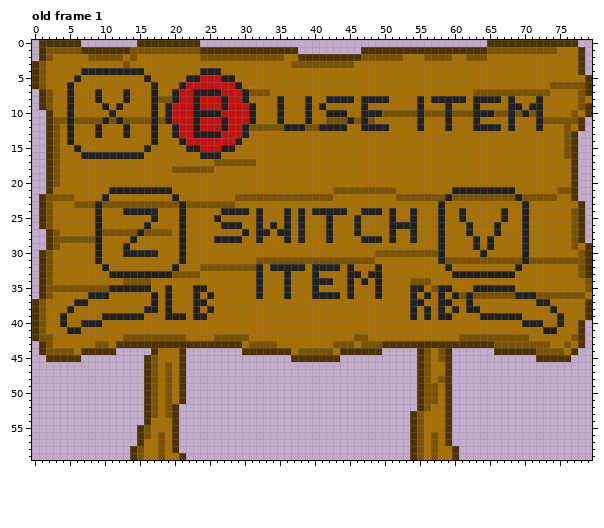
A pixel-art file gets an edit: res/sprite/graphic15.aseprite. This is how it looked before the edit.
80x60 pixels, 3 frames. Shown: old frame 1.
And afterwards:
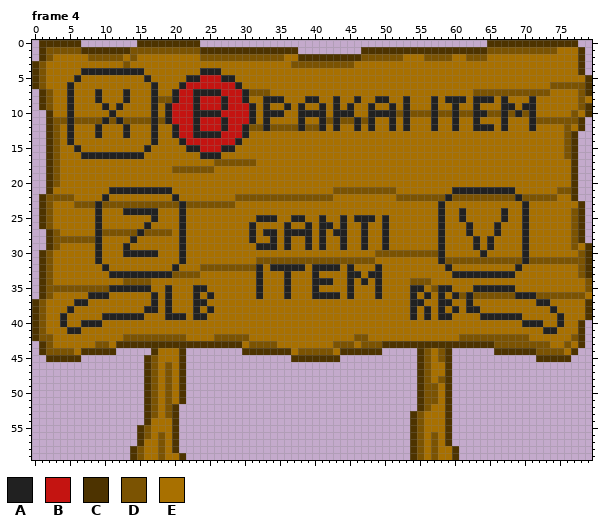
Palette (. is transparent): A #212121  B #c41411  C #4d3300  D #7b5302  E #a87000
A new or re-ordered frame is compared with the old frame closest to it.
The edit:
frames 3 -> 4
Frame 4 is new; against old frame 1, layer "Layer 3":
Colour A replaces colour D in row 10 at x 50 to 51, 53, 57, 60, 67, 69 and 71; in row 11 at x 43, 46 and 48; in row 12 at x 33.
Colour A replaces colour E in row 8 at x 33 to 34, 40, 46, 53, 67 and 71; in row 9 at x 33, 36, 38, 43, 45, 48, 51, 53, 57, 60, 67 and 70; in row 10 at x 33 to 34, 38, 40 to 41 and 45; in row 11 at x 33, 38, 41, 51, 53, 57, 60, 67 and 71; in row 12 at x 46, 51, 53, 57, 60, 67 and 71; in row 25 at x 33 to 34, 37, 41, 44, 47 to 48 and 50.
Colour A replaces colour E in row 26 at x 31, 39, 41, 44, 47 and 50; in row 27 at x 31, 34, 37, 39, 41, 43 to 44, 47 and 50; in row 28 at x 31, 34, 39, 41, 44 and 50; in row 29 at x 32 to 34, 36, 39, 41, 44, 47 and 50.
Colour D replaces colour A in row 10 at x 55, 59, 65, 68 and 70; in row 11 at x 45, 47 and 72; in row 12 at x 36 to 37.
Colour E replaces colour A in row 8 at x 42, 44 to 45, 47 to 48, 55, 58, 66, 68 and 72; in row 9 at x 35, 39, 47, 55, 59, 69 and 72; in row 10 at x 42, 47 and 72; in row 11 at x 35, 39, 55, 59 and 68; in row 12 at x 42, 44, 47, 49 to 50, 55, 59, 66, 68 and 72; in row 24 at x 27 to 30, 32, 36, 38, 40 to 44, 47 to 49, 51 and 54.
Colour E replaces colour A in row 25 at x 26, 36, 42, 51 and 54; in row 26 at x 27 to 29, 32, 34, 38, 46 and 51 to 54; in row 27 at x 30, 32, 35, 42, 46, 51 and 54; in row 28 at x 26 to 29, 32, 38, 42, 48 to 49, 51 and 54.
